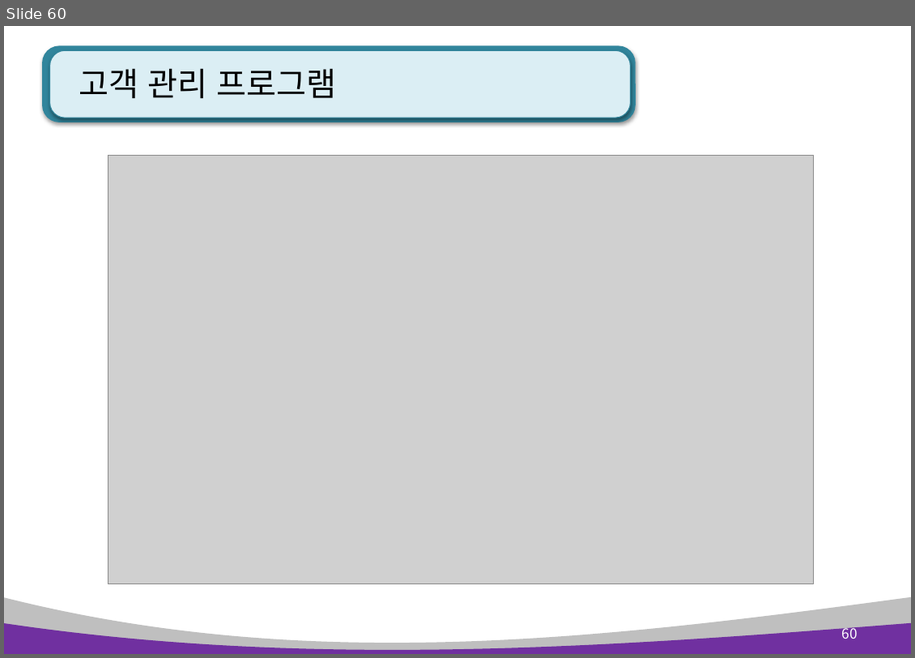
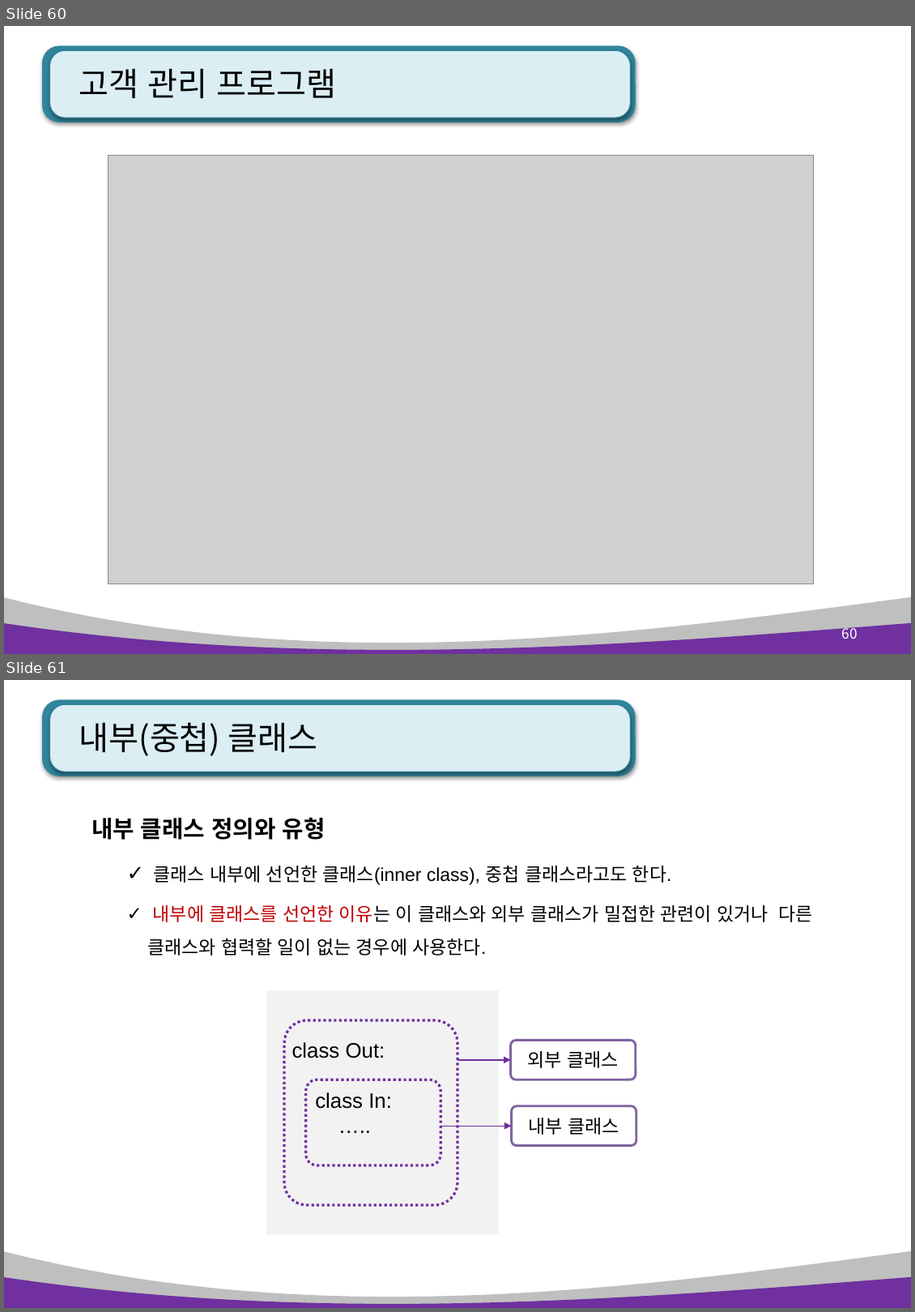
Before and after one commit to kiyongee2/green_project_web, a slide deck: python_ppt/Python 7장. 클래스와 상속 .pptx. Shown one above the other, each under a label of ours: slide 60 before the commit, slides 60 and 61 after it. The pictures are 915x658 and 915x1312 pixels, drawn with LibreOffice and Linux fonts; fonts in the diff are those of the drawing; grey boxes stand for pictures. Boxes give left, top, right and bottom in pixels: in the first picture for what was removed or moved away, otherwise in the second. Text is boxed around its words. In the diff, an @@ line names an element or a change of style, - is before the commit and + after.

```diff
--- a/python_ppt/Python 7장. 클래스와 상속 .pptx
+++ b/python_ppt/Python 7장. 클래스와 상속 .pptx
@@ slide 61 added at [4,680,911,1308], background #FFFFFF; not listed: 4 template elements that a slide beside it also shows @@
@@ title added at [79,722,317,756], 28 pt, text #000000 @@
+내부(중첩) 클래스
@@ text added at [91,817,812,955], 16 pt, text #000000 @@
+내부 클래스 정의와 유형
+  ✓ 클래스 내부에 선언한 클래스(inner class), 중첩 클래스라고도 한다.
+  ✓ 내부에 클래스를 선언한 이유는 이 클래스와 외부 클래스가 밀접한 관련이 있거나 다른 클래스와 협력할 일이 없는 경우에 사용한다.
@@ rectangle added at [266,991,499,1235], fill #F2F2F2, 18 pt, text #000000 @@
+class Out:
+class In:
+…..
@@ rounded rectangle added at [284,1020,458,1204], outline #7030A0 2.25 pt dashed @@
@@ rounded rectangle added at [511,1040,636,1079], fill #FFFFFF, outline #8064A2 2 pt, 16 pt, text #000000 @@
+외부 클래스
@@ arrow added from (458, 1061) to (511, 1061), #7030A0 1 pt @@
@@ rounded rectangle added at [306,1079,441,1165], outline #7030A0 2.25 pt dashed @@
@@ rounded rectangle added at [512,1106,637,1146], fill #FFFFFF, outline #8064A2 2 pt, 16 pt, text #000000 @@
+내부 클래스
@@ arrow added from (441, 1126) to (512, 1126), #7030A0 0.75 pt @@
```
Also in this commit, not shown: 1 other slide added, 2 other files.
